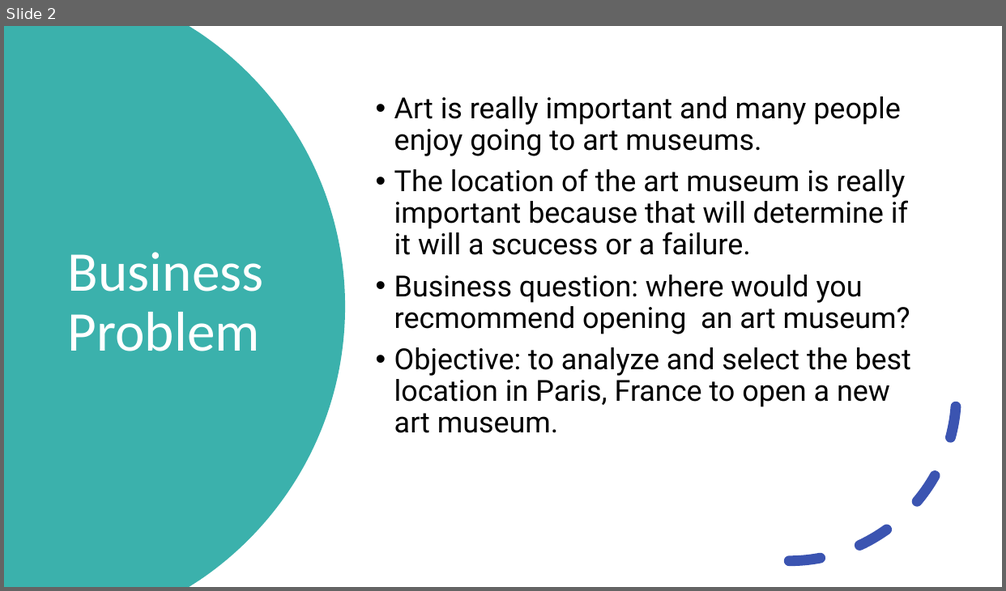
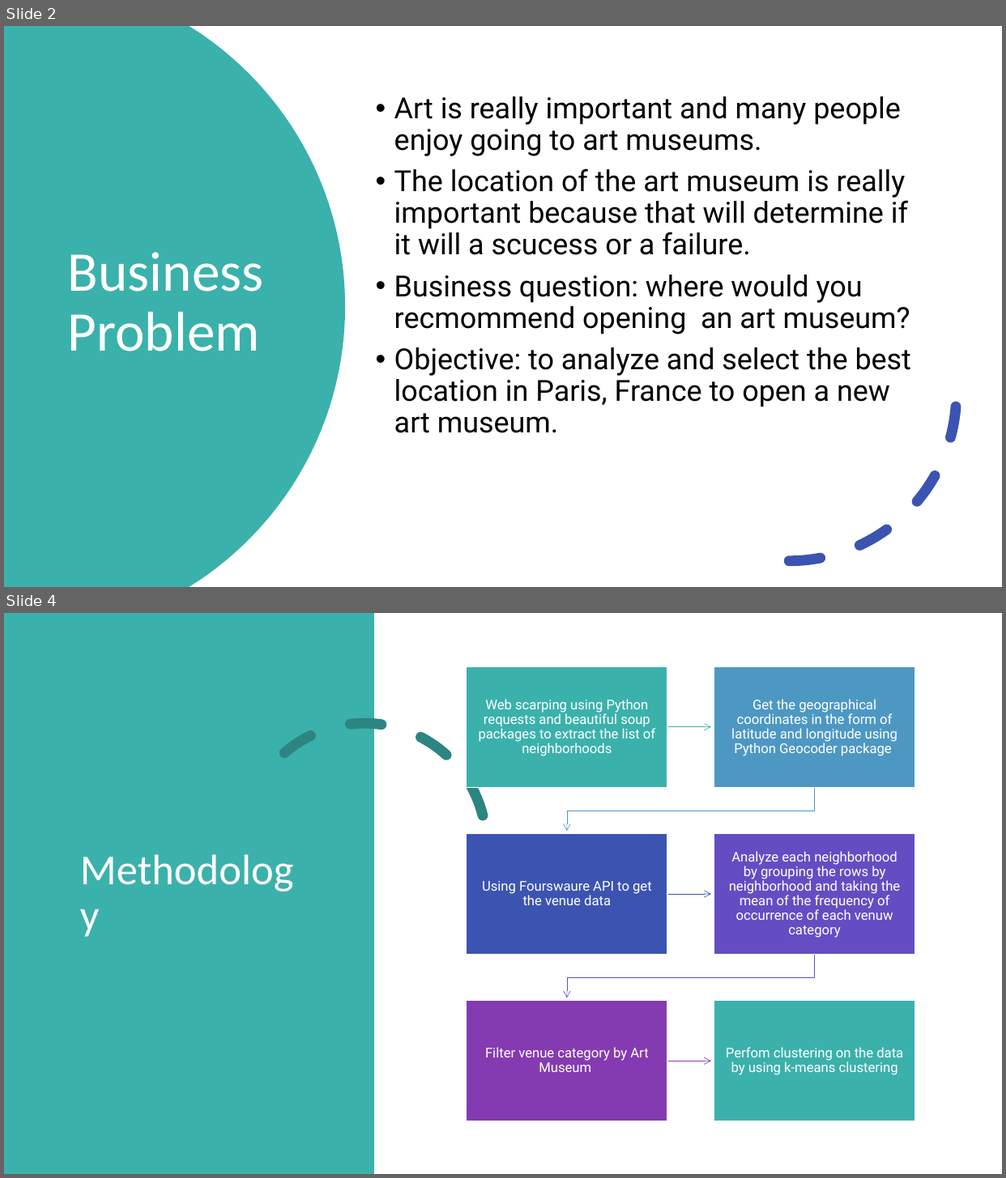
Before and after one commit to danahaljar/capstone-, a slide deck: Introduction/ParisProject.pptx. Shown one above the other, each under a label of ours: slide 2 before the commit, slides 2 and 4 after it; the slides between them are not shown. The pictures are 1006x591 and 1006x1178 pixels, drawn with LibreOffice and Linux fonts; fonts in the diff are those of the drawing. Boxes give left, top, right and bottom in pixels: in the first picture for what was removed or moved away, otherwise in the second. Text is boxed around its words. In the diff, an @@ line names an element or a change of style, - is before the commit and + after.

```diff
--- a/Introduction/ParisProject.pptx
+++ b/Introduction/ParisProject.pptx
@@ slide 4 added at (4,613,1002,1174), background #FFFFFF; not listed: 2 template elements that a slide beside it also shows @@
@@ rectangle added at (4,613,1002,1174), fill #FFFFFF @@
@@ rectangle added at (4,613,374,1174), fill #3BB1AC @@
@@ title added at (73,666,315,1122), 41 pt, text #FFFFFF @@
+Methodology
@@ arc (boxed as its full ellipse) added at (215,696,513,995), outline #2C8581 10 pt dashed @@
@@ group added at (467,667,915,1122): 6 rectangles, 6 texts, 5 freeform shapes @@
+Web scarping using Python requests and beautiful soup packages to extract the list of neighborhoods
+Get the geographical coordinates in the form of latitude and longitude using Python Geocoder package
+Using Fourswaure API to get the venue data
+Analyze each neighborhood by grouping the rows by neighborhood and taking the mean of the frequency of occurrence of each venuw category
+Filter venue category by Art Museum
+Perfom clustering on the data by using k-means clustering
```
Also in this commit, not shown: 1 slide changed, 3 other slides added.
